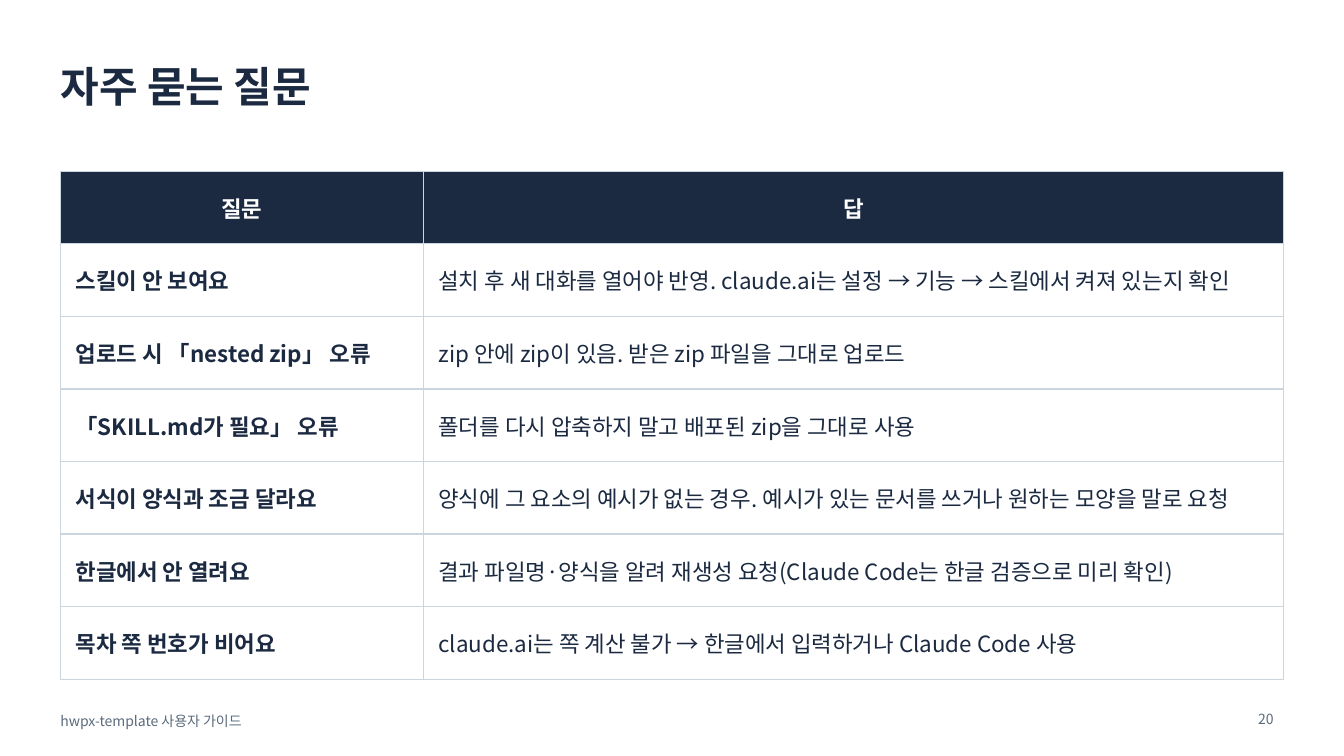
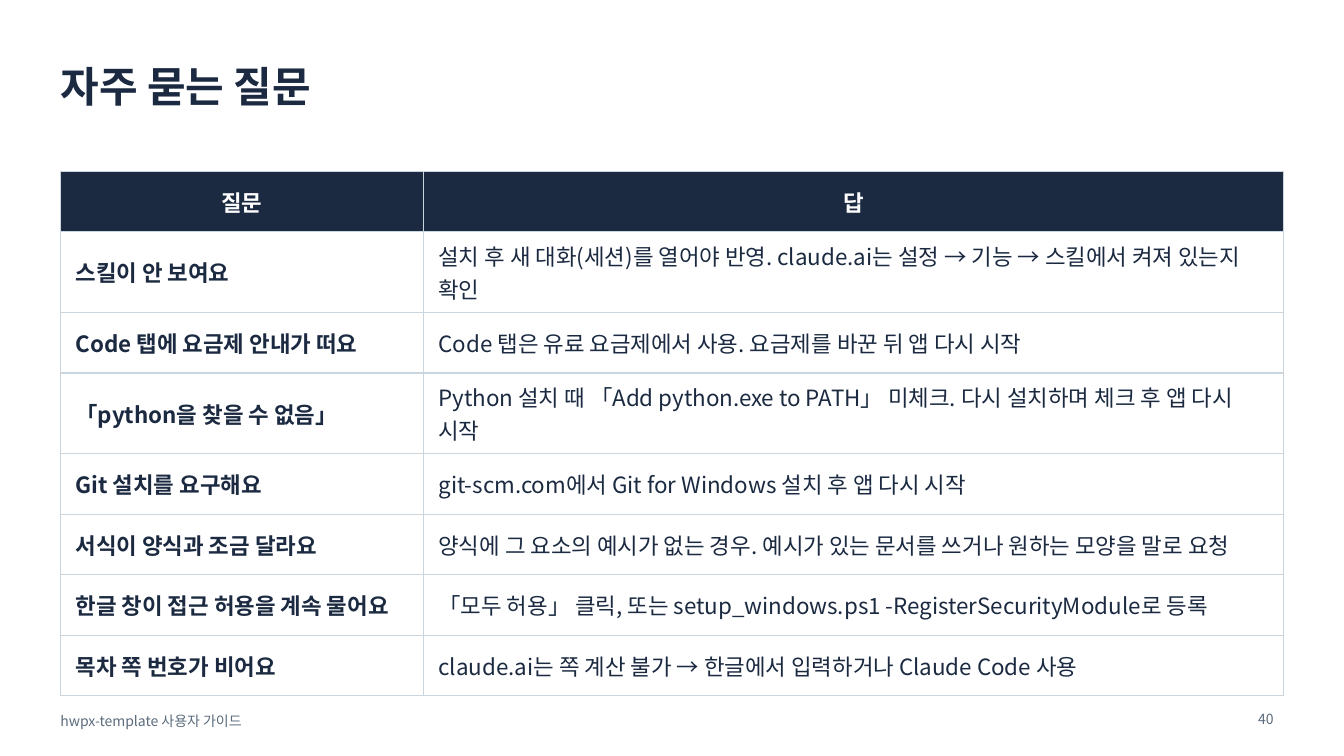
Before and after one commit to emilyJ7/hwpx-template-public, a slide deck: slide 40 of docs/사용자가이드.pptx (slide 20 before the commit). Drawn at 1344x756 pixels with LibreOffice and Linux fonts; fonts in the diff are those of the drawing. Boxes give left, top, right and bottom in pixels: in the first picture for what was removed or moved away, otherwise in the second. Text is boxed around its words. In the diff, an @@ line names an element or a change of style, - is before the commit and + after.

```diff
--- a/docs/사용자가이드.pptx
+++ b/docs/사용자가이드.pptx
@@ table at [60, 171, 1284, 681] @@
-row 2: 스킬이 안 보여요 | 설치 후 새 대화를 열어야 반영. claude.ai는 설정 → 기능 → 스킬에서 켜져 있는지 확인
-row 3: 업로드 시 「nested zip」 오류 | zip 안에 zip이 있음. 받은 zip 파일을 그대로 업로드
-row 4: 「SKILL.md가 필요」 오류 | 폴더를 다시 압축하지 말고 배포된 zip을 그대로 사용
+row 2: 스킬이 안 보여요 | 설치 후 새 대화(세션)를 열어야 반영. claude.ai는 설정 → 기능 → 스킬에서 켜져 있는지 확인
+row 3: Code 탭에 요금제 안내가 떠요 | Code 탭은 유료 요금제에서 사용. 요금제를 바꾼 뒤 앱 다시 시작
+row 4: 「python을 찾을 수 없음」 | Python 설치 때 「Add python.exe to PATH」 미체크. 다시 설치하며 체크 후 앱 다시 시작
+row 5: Git 설치를 요구해요 | git-scm.com에서 Git for Windows 설치 후 앱 다시 시작
-row 7, column 1: 한글에서 안 열려요
+row 7, column 1: 한글 창이 접근 허용을 계속 물어요
-row 7, column 2: 결과 파일명·양식을 알려 재생성 요청(Claude Code는 한글 검증으로 미리 확인)
+row 7, column 2: 「모두 허용」 클릭, 또는 setup_windows.ps1 -RegisterSecurityModule로 등록
@@ page number at [1258, 713, 1274, 724]: text changed @@
-20
+40
```
Also in this commit, not shown: 2 other slides changed, 20 slides added, 23 other files.
